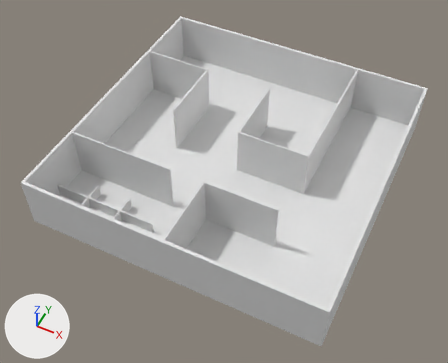
One commit to the Blender file Unity/WatcherUnity/Assets/Blender Objects/Files/PuzzleOne.blend: the scene before it, then after it.
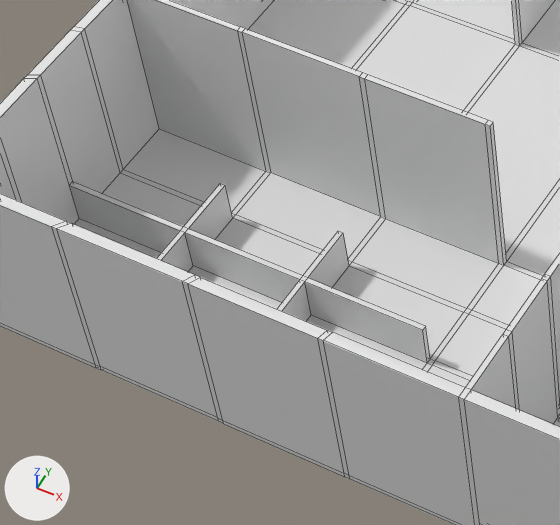
Each version appears first whole from a 50 mm lens placed at (68.4, -148.7, 176.1), pointed at (-1.1, -9.8, 2.3), and next in a close-up on the part from 9% to 42% of the width and 37% to 76% of the height. The axes (+X, +Y, +Z) are drawn at lower left. The lights are the same throughout. The close-ups show mesh edges as thin lines.
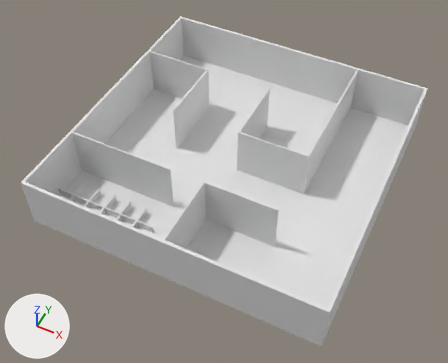
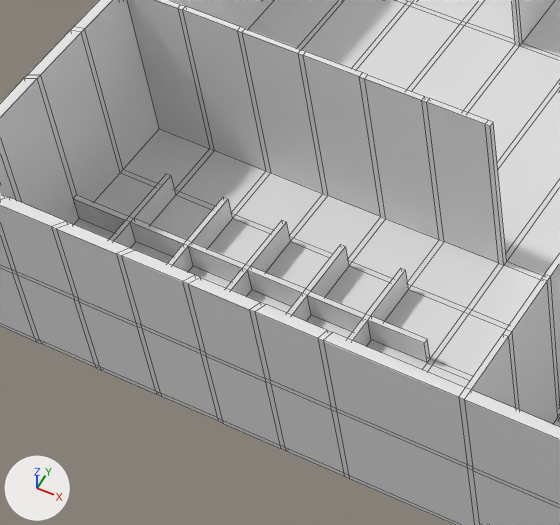
Changed parts and their boxes [x1, y1, x2, y2] in the close-ups (560 x 525 px):
part 1 of me_cube_001, built on
    before: [70, 182, 430, 363]
    after: [0, 0, 560, 511]

What the commit changed:
me_cube_001 is used by ob_cube; location (0.0, 0.0, -0.3); scale (55.0, 55.0, 55.0).
me_cube_001 had 608 vertices, 606 faces and spanned x -1.0..1.0, y -1.0..1.0, z 0.0..0.37.
me_cube_001 now has 988 vertices, 986 faces and spans x -1.0..1.0, y -1.0..1.0, z 0.0..0.37.
me_cube_001 part 1: 20 vertices moved from x -0.98..-0.25, y -0.86..-0.62, z 0.1 to x -0.98..-0.25, y -0.86..-0.62, z 0.06; 380 vertices added at x -1.0..1.0, y -1.0..1.0, z 0.0..0.37.
